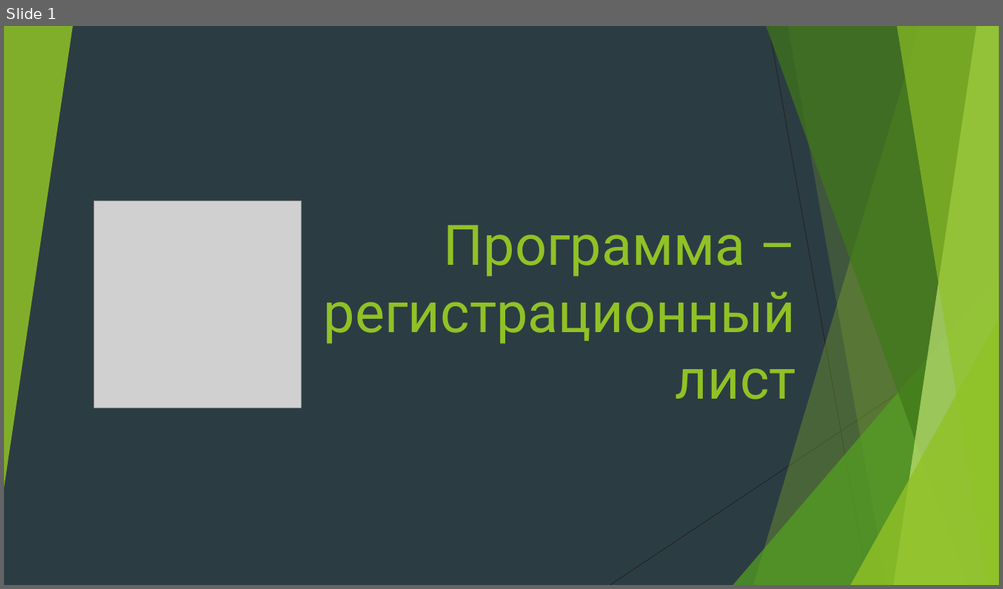
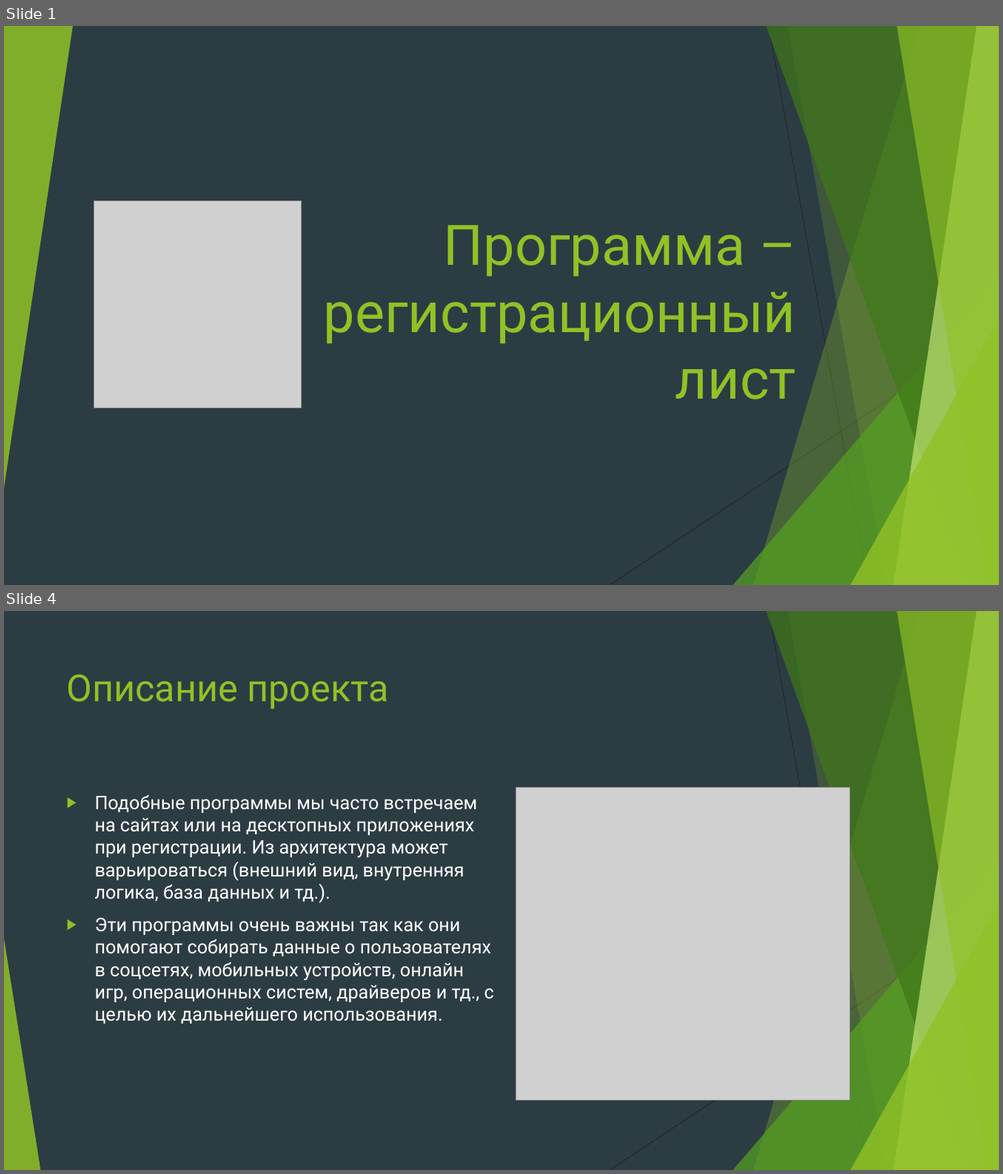
Before and after one commit to Yegor9151/for_corund, a slide deck: course_project_for_korund/ver 1.1/уроки/урок 6.pptx. Shown one above the other, each under a label of ours: slide 1 before the commit, slides 1 and 4 after it; the slides between them are not shown. The pictures are 1003x589 and 1003x1174 pixels, drawn with LibreOffice and Linux fonts; fonts in the diff are those of the drawing; grey boxes stand for pictures. Boxes give left, top, right and bottom in pixels: in the first picture for what was removed or moved away, otherwise in the second. Text is boxed around its words. In the diff, an @@ line names an element or a change of style, - is before the commit and + after.

```diff
--- a/course_project_for_korund/ver 1.1/уроки/урок 6.pptx
+++ b/course_project_for_korund/ver 1.1/уроки/урок 6.pptx
@@ slide 4 added at <box>4,611,999,1170</box>, background #2C3C43; not listed: 9 template elements that a slide beside it also shows @@
@@ title added at <box>67,675,389,709</box>, 36 pt, text #90C226 @@
+Описание проекта
@@ picture added at <box>516,787,850,1100</box> @@
@@ text added at <box>95,795,494,1024</box>, 18 pt, text #FFFFFF @@
+▶ Подобные программы мы часто встречаем на сайтах или на десктопных приложениях при регистрации. Из архитектура может варьироваться (внешний вид, внутренняя логика, база данных и тд.).
+▶ Эти программы очень важны так как они помогают собирать данные о пользователях в соцсетях, мобильных устройств, онлайн игр, операционных систем, драйверов и тд., с целью их дальнейшего использования.
@@ triangle added at <box>4,939,40,1170</box>, fill #90C226 at 85% opacity @@
```
Also in this commit, not shown: 5 slides changed, 17 other slides added.
